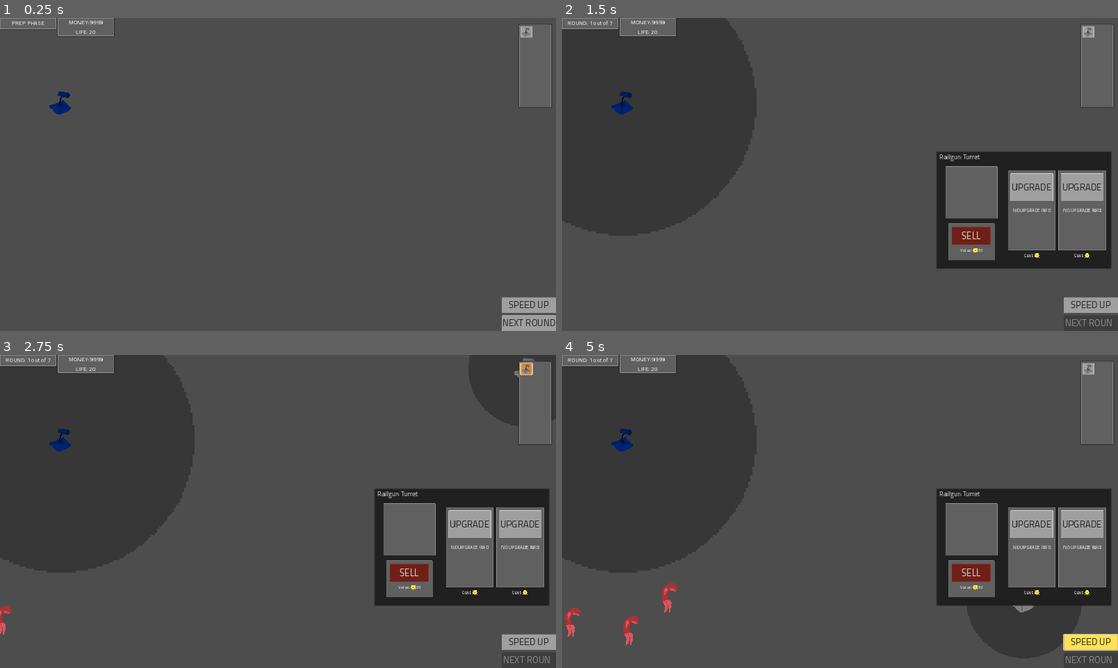
Above: before the commit, frames 1-4 (two rows, left to right).
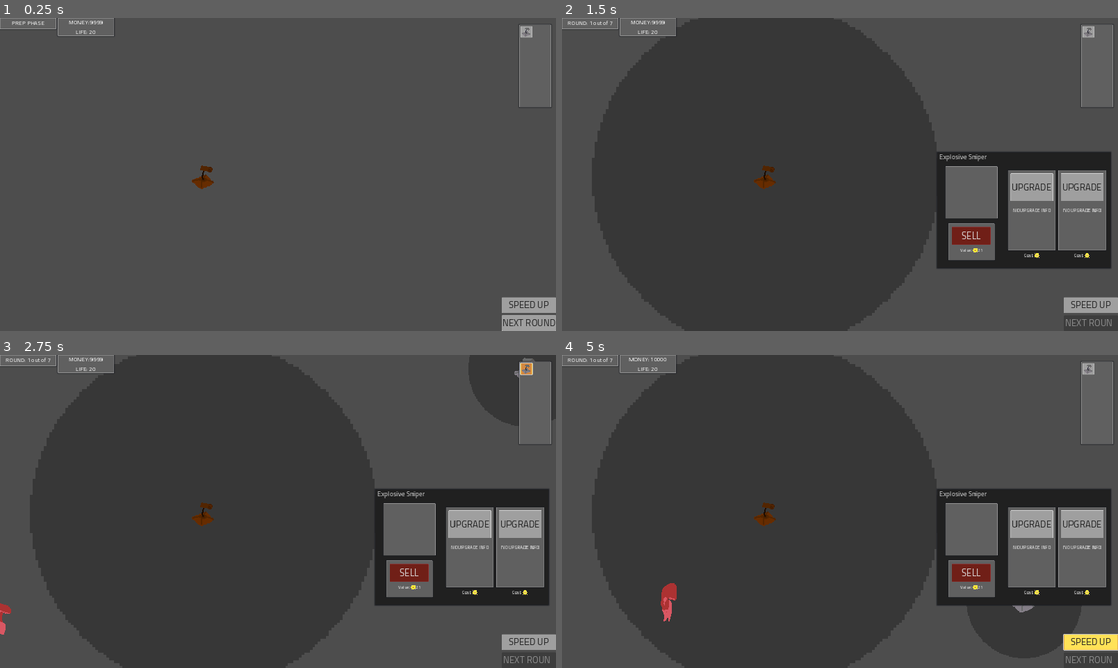
Above: after the commit, the same moments.

Repository: MindVisceral/BoneTD
Game: Godot game, scene res://Levels/Level1/Level1.tscn
Same seed, same stepped clock (60 frames per second), same inputs: the game is played once before the commit and once after it. This scene is started directly instead of the project's main scene. The engine's default icon, where the game draws it, is replaced by a stand-in: a white triangle on a blue panel in a dark square.
Inputs (mouse positions are in pixels of both pictures, inside the frame that each line leads up to; where the layout moved, square brackets give the same spot in the first picture):
- Up to frame 1 (0.25 s): no input
- Up to frame 2 (1.5 s): click "NEXT ROUND" at 0.5 s; click (767, 177) [623, 102] at 1.25 s
- Up to frame 3 (2.75 s): click (528, 367) at 2 s
- Up to frame 4 (5 s): click "SPEED UP" at 2.75 s; click (1023, 492) at 3.5 s; click (1023, 602) at 4.25 s

The runs differ from the first frame. In frame 1, 0.3% of the frame differs, in the area x 8-39%, y 23-55%; in frame 2, 0.4%; in frame 3, 0.4%; in frame 4, 0.8%, in the area x 0-77%, y 0-93%.

Commit message:
Added new Turret type, awful explosion implement.

Diff:
--- /dev/null
+++ b/Entities/Towers/GunTurret/Upgrades/ExplosiveSniperTurret/ExplosionArea.gd
@@ -0,0 +1,49 @@
+extends Area2D
+
+
+###-------------------------------------------------------------------------###
+##### DamageData
+###-------------------------------------------------------------------------###
+
+@export_group("DamageData")
+
+## This DamageData Resource holds all the information this Tower's Target needs when it's been hit.
+## This includes the Tower's damage dealth and the hit effect.
+## NOTE: Read the DamageData script for more info.
+@export var damage_data: DamageData:
+	set(w_damagedata):
+		if w_damagedata != damage_data:
+			damage_data = w_damagedata
+			update_configuration_warnings()
+
+
+
+
+
+###-------------------------------------------------------------------------###
+##### Editor-only
+###-------------------------------------------------------------------------###
+
+## Show a warning when the Tower is not set up properly in the Editor.
+func _get_configuration_warnings() -> PackedStringArray:
+	var warnings: PackedStringArray = []
+
+	if damage_data == null:
+		## We we want this warning to show up first in the Array. Weirdly, PackedStringArray
+		## have no 'push_front' function like regular Arrays - hence 'insert' at index 0 instead.
+		warnings.insert(0, "No DamageData is set for this Tower!")
+
+	return warnings
+
+
+###-------------------------------------------------------------------------###
+##### Core function
+###-------------------------------------------------------------------------###
+
+## When a Hurtbox enters this Explosion's range,
+## send over DamageData to all nearby Hurtbox-containing entities.
+func explode_area(area: Area2D) -> void:
+
+	if area is Hurtbox:
+		area.pass_DamageData(damage_data)
+		print("passed")
--- /dev/null
+++ b/Entities/Towers/GunTurret/Upgrades/ExplosiveSniperTurret/ExplosiveHitEffect.tscn
@@ -0,0 +1,28 @@
+[gd_scene load_steps=6 format=3 uid="uid://3wf2dys1jbvp"]
+
+[ext_resource type="PackedScene" uid="uid://dv57srrnagcgo" path="res://Entities/Towers/BaseTower/BaseHitEffect.tscn" id="1_8d8g0"]
+[ext_resource type="Script" path="res://Entities/Towers/GunTurret/Upgrades/ExplosiveSniperTurret/ExplosionArea.gd" id="2_d2by5"]
+[ext_resource type="Script" path="res://Resources/DamageData.gd" id="3_t5vbn"]
+
+[sub_resource type="Resource" id="Resource_ea8m3"]
+script = ExtResource("3_t5vbn")
+damage_value = 1.5
+hit_effect = ExtResource("1_8d8g0")
+
+[sub_resource type="CircleShape2D" id="CircleShape2D_3gr1x"]
+radius = 150.0
+
+[node name="ExplosiveHitEffect" instance=ExtResource("1_8d8g0")]
+
+[node name="ExplosionArea" type="Area2D" parent="." index="0"]
+collision_layer = 16
+collision_mask = 33
+input_pickable = false
+monitorable = false
+script = ExtResource("2_d2by5")
+damage_data = SubResource("Resource_ea8m3")
+
+[node name="Collider" type="CollisionShape2D" parent="ExplosionArea" index="0"]
+shape = SubResource("CircleShape2D_3gr1x")
+
+[connection signal="area_entered" from="ExplosionArea" to="ExplosionArea" method="explode_area"]
--- /dev/null
+++ b/Entities/Towers/GunTurret/Upgrades/ExplosiveSniperTurret/ExplosiveSniperTurret.tscn
@@ -0,0 +1,40 @@
+[gd_scene load_steps=8 format=3 uid="uid://bgusriup4vgta"]
+
+[ext_resource type="PackedScene" uid="uid://dn0yn7md0iu0y" path="res://Entities/Towers/DirectTower/DirectTower.tscn" id="1_wk27c"]
+[ext_resource type="PackedScene" uid="uid://3wf2dys1jbvp" path="res://Entities/Towers/GunTurret/Upgrades/ExplosiveSniperTurret/ExplosiveHitEffect.tscn" id="2_iogru"]
+[ext_resource type="Script" path="res://Resources/DamageData.gd" id="3_vcvgm"]
+[ext_resource type="Texture2D" uid="uid://dbuegf60t4tck" path="res://placeholder_4.png" id="4_17xa7"]
+
+[sub_resource type="Resource" id="Resource_oc4a5"]
+script = ExtResource("3_vcvgm")
+damage_value = 0.5
+hit_effect = ExtResource("2_iogru")
+
+[sub_resource type="CircleShape2D" id="CircleShape2D_bfci7"]
+radius = 150.0
+
+[sub_resource type="CircleShape2D" id="CircleShape2D_bht7l"]
+radius = 12.0
+
+[node name="ExplosiveSniperTurret" instance=ExtResource("1_wk27c")]
+damage_data = SubResource("Resource_oc4a5")
+ingame_name = "Explosive Sniper"
+tower_details = "Uses explosive rounds to damage anything within viscinity of its target."
+shot_delay = 5.0
+tower_base_cost = 25
+
+[node name="TowerRangeVisuals" parent="." index="0"]
+scale = Vector2(2.34375, 2.34375)
+
+[node name="Collider" parent="TowerRange" index="0"]
+shape = SubResource("CircleShape2D_bfci7")
+
+[node name="Sprite" parent="." index="4"]
+self_modulate = Color(0.776471, 0.34902, 0, 1)
+scale = Vector2(0.4, 0.4)
+texture = ExtResource("4_17xa7")
+
+[node name="Collider" parent="." index="5"]
+shape = SubResource("CircleShape2D_bht7l")
+
+[editable path="TowerRange"]
--- a/Entities/Towers/GunTurret/Upgrades/RailgunTurret/RailgunTurret.tscn
+++ b/Entities/Towers/GunTurret/Upgrades/RailgunTurret/RailgunTurret.tscn
@@ -1,14 +1,15 @@
-[gd_scene load_steps=8 format=3 uid="uid://wg7cb76ahvb"]
+[gd_scene load_steps=9 format=3 uid="uid://wg7cb76ahvb"]
 
-[ext_resource type="PackedScene" uid="uid://m5ujrh2u7dvc" path="res://Entities/Towers/HitscanTower/HitscanTower.tscn" id="1_w22wf"]
-[ext_resource type="PackedScene" uid="uid://dv57srrnagcgo" path="res://Entities/Towers/BaseTower/BaseHitEffect.tscn" id="2_20wuo"]
-[ext_resource type="Script" path="res://Resources/DamageData.gd" id="3_6lec4"]
-[ext_resource type="Texture2D" uid="uid://dbuegf60t4tck" path="res://placeholder_4.png" id="4_84hu3"]
+[ext_resource type="PackedScene" uid="uid://m5ujrh2u7dvc" path="res://Entities/Towers/HitscanTower/HitscanTower.tscn" id="1_210vu"]
+[ext_resource type="PackedScene" uid="uid://dv57srrnagcgo" path="res://Entities/Towers/BaseTower/BaseHitEffect.tscn" id="2_sjkkw"]
+[ext_resource type="Script" path="res://Resources/DamageData.gd" id="3_p0akm"]
+[ext_resource type="PackedScene" uid="uid://btl5vrby043dc" path="res://Entities/Towers/GunTurret/Upgrades/RailgunTurret/RailgunTrail.tscn" id="4_m25c0"]
+[ext_resource type="Texture2D" uid="uid://dbuegf60t4tck" path="res://placeholder_4.png" id="5_n8ttc"]
 
 [sub_resource type="Resource" id="Resource_v3vwl"]
-script = ExtResource("3_6lec4")
+script = ExtResource("3_p0akm")
 damage_value = 5.0
-hit_effect = ExtResource("2_20wuo")
+hit_effect = ExtResource("2_sjkkw")
 
 [sub_resource type="CircleShape2D" id="CircleShape2D_pmax1"]
 radius = 115.0
@@ -16,9 +17,10 @@
 [sub_resource type="CircleShape2D" id="CircleShape2D_k6p52"]
 radius = 12.0
 
-[node name="RailgunTurret" instance=ExtResource("1_w22wf")]
+[node name="RailgunTurret" instance=ExtResource("1_210vu")]
 piercings = 8
 damage_data = SubResource("Resource_v3vwl")
+trail_effect = ExtResource("4_m25c0")
 ingame_name = "Railgun Turret"
 tower_details = "Lower range, but fires a highly-damaging piercing shot."
 shot_delay = 8.0
--- a/Entities/Towers/GunTurret/Upgrades/SniperGunTurret/SniperGunTurret.tscn
+++ b/Entities/Towers/GunTurret/Upgrades/SniperGunTurret/SniperGunTurret.tscn
@@ -1,15 +1,16 @@
-[gd_scene load_steps=9 format=3 uid="uid://b8cx22nh2de5i"]
+[gd_scene load_steps=10 format=3 uid="uid://b8cx22nh2de5i"]
 
-[ext_resource type="PackedScene" uid="uid://dn0yn7md0iu0y" path="res://Entities/Towers/DirectTower/DirectTower.tscn" id="1_ab1dw"]
-[ext_resource type="Texture2D" uid="uid://dbuegf60t4tck" path="res://placeholder_4.png" id="2_1mvl4"]
-[ext_resource type="PackedScene" uid="uid://dv57srrnagcgo" path="res://Entities/Towers/BaseTower/BaseHitEffect.tscn" id="2_bccji"]
-[ext_resource type="Script" path="res://Resources/DamageData.gd" id="3_khhmq"]
-[ext_resource type="PackedScene" uid="uid://wg7cb76ahvb" path="res://Entities/Towers/GunTurret/Upgrades/RailgunTurret/RailgunTurret.tscn" id="4_ygv1a"]
+[ext_resource type="PackedScene" uid="uid://dn0yn7md0iu0y" path="res://Entities/Towers/DirectTower/DirectTower.tscn" id="1_o521u"]
+[ext_resource type="PackedScene" uid="uid://dv57srrnagcgo" path="res://Entities/Towers/BaseTower/BaseHitEffect.tscn" id="2_uelsu"]
+[ext_resource type="Script" path="res://Resources/DamageData.gd" id="3_xvqmp"]
+[ext_resource type="PackedScene" uid="uid://wg7cb76ahvb" path="res://Entities/Towers/GunTurret/Upgrades/RailgunTurret/RailgunTurret.tscn" id="4_521n3"]
+[ext_resource type="Texture2D" uid="uid://dbuegf60t4tck" path="res://placeholder_4.png" id="5_4lt62"]
+[ext_resource type="PackedScene" uid="uid://bgusriup4vgta" path="res://Entities/Towers/GunTurret/Upgrades/ExplosiveSniperTurret/ExplosiveSniperTurret.tscn" id="5_7uqo8"]
 
 [sub_resource type="Resource" id="Resource_gn6jj"]
-script = ExtResource("3_khhmq")
+script = ExtResource("3_xvqmp")
 damage_value = 4.0
-hit_effect = ExtResource("2_bccji")
+hit_effect = ExtResource("2_uelsu")
 
 [sub_resource type="CircleShape2D" id="CircleShape2D_klaj5"]
 radius = 150.0
@@ -17,13 +18,14 @@
 [sub_resource type="CircleShape2D" id="CircleShape2D_q7ol7"]
 radius = 12.0
 
-[node name="SniperGunTurret" instance=ExtResource("1_ab1dw")]
+[node name="SniperGunTurret" instance=ExtResource("1_o521u")]
 damage_data = SubResource("Resource_gn6jj")
 ingame_name = "Sniper Turret"
 tower_details = "Very large detection radius, very slow shooting speed, high damage."
 shot_delay = 5.0
 tower_base_cost = 13
-upgrade_1 = ExtResource("4_ygv1a")
+upgrade_1 = ExtResource("4_521n3")
+upgrade_2 = ExtResource("5_7uqo8")
 
 [node name="TowerRangeVisuals" parent="." index="0"]
 scale = Vector2(2.34375, 2.34375)
--- a/Levels/Level1/Level1.tscn
+++ b/Levels/Level1/Level1.tscn
@@ -9,7 +9,14 @@
 [ext_resource type="PackedScene" uid="uid://wxc3a7eqicl0" path="res://Entities/Enemies/FodderEnemy/FodderEnemy.tscn" id="4_o55tc"]
 [ext_resource type="PackedScene" uid="uid://c7ytai1x670kx" path="res://Entities/Towers/GunTurret/GunTurretSelectButton.tscn" id="7_uuix3"]
 [ext_resource type="PackedScene" uid="uid://b5dp0gcijhisy" path="res://UI/DraggableMenu/DraggableMenu.tscn" id="8_gw4ds"]
-[ext_resource type="PackedScene" uid="uid://wg7cb76ahvb" path="res://Entities/Towers/GunTurret/Upgrades/RailgunTurret/RailgunTurret.tscn" id="8_tdjs4"]
+[ext_resource type="PackedScene" uid="uid://bgusriup4vgta" path="res://Entities/Towers/GunTurret/Upgrades/ExplosiveSniperTurret/ExplosiveSniperTurret.tscn" id="8_iu7cj"]
+
+[sub_resource type="Resource" id="Resource_8200r"]
+script = ExtResource("3_33haa")
+enemy_scene = ExtResource("4_o55tc")
+number_of_enemies = 50
+enemy_spawn_interval = 0.01
+time_until_next_enemies = 1.0
 
 [sub_resource type="Resource" id="Resource_0sdhy"]
 script = ExtResource("3_33haa")
@@ -58,13 +65,6 @@
 enemy_scene = ExtResource("4_o55tc")
 number_of_enemies = 30
 enemy_spawn_interval = 1.5
-time_until_next_enemies = 1.0
-
-[sub_resource type="Resource" id="Resource_8200r"]
-script = ExtResource("3_33haa")
-enemy_scene = ExtResource("4_o55tc")
-number_of_enemies = 50
-enemy_spawn_interval = 0.01
 time_until_next_enemies = 1.0
 
 [sub_resource type="Curve2D" id="Curve2D_ja27w"]
@@ -95,6 +95,9 @@
 path_reference = NodePath("../MovementPath")
 nextRound_button = NodePath("../GUI/TemporaryGUI/next_round_button")
 
+[node name="Round7" parent="RoundHandler" instance=ExtResource("3_gmuuh")]
+enemy_resources = Array[ExtResource("3_33haa")]([SubResource("Resource_8200r")])
+
 [node name="Round1" parent="RoundHandler" instance=ExtResource("3_gmuuh")]
 enemy_resources = Array[ExtResource("3_33haa")]([SubResource("Resource_0sdhy")])
 
@@ -112,9 +115,6 @@
 
 [node name="Round6" parent="RoundHandler" instance=ExtResource("3_gmuuh")]
 enemy_resources = Array[ExtResource("3_33haa")]([SubResource("Resource_getvg")])
-
-[node name="Round7" parent="RoundHandler" instance=ExtResource("3_gmuuh")]
-enemy_resources = Array[ExtResource("3_33haa")]([SubResource("Resource_8200r")])
 
 [node name="Deselector" type="Button" parent="."]
 anchors_preset = 15
@@ -138,8 +138,8 @@
 deselector = NodePath("../Deselector")
 selected_tower_menu = NodePath("../GUI/TemporaryGUI/SelectedTowerDraggableMenu")
 
-[node name="RailgunTurret" parent="TowerHandler" node_paths=PackedStringArray("tower_handler") instance=ExtResource("8_tdjs4")]
-position = Vector2(53, 73)
+[node name="DirectTower" parent="TowerHandler" node_paths=PackedStringArray("tower_handler") instance=ExtResource("8_iu7cj")]
+position = Vector2(176, 137)
 tower_handler = NodePath("..")
 
 [node name="MovementPath" type="Path2D" parent="."]
Not shown: 1 places in Entities/Towers/GunTurret/Upgrades/RailgunTurret/RailgunTurret.tscn that only renumber resources
Not shown: 1 places in Entities/Towers/GunTurret/Upgrades/SniperGunTurret/SniperGunTurret.tscn that only renumber resources
Not shown, changed: GameOverlayRenderer.log
